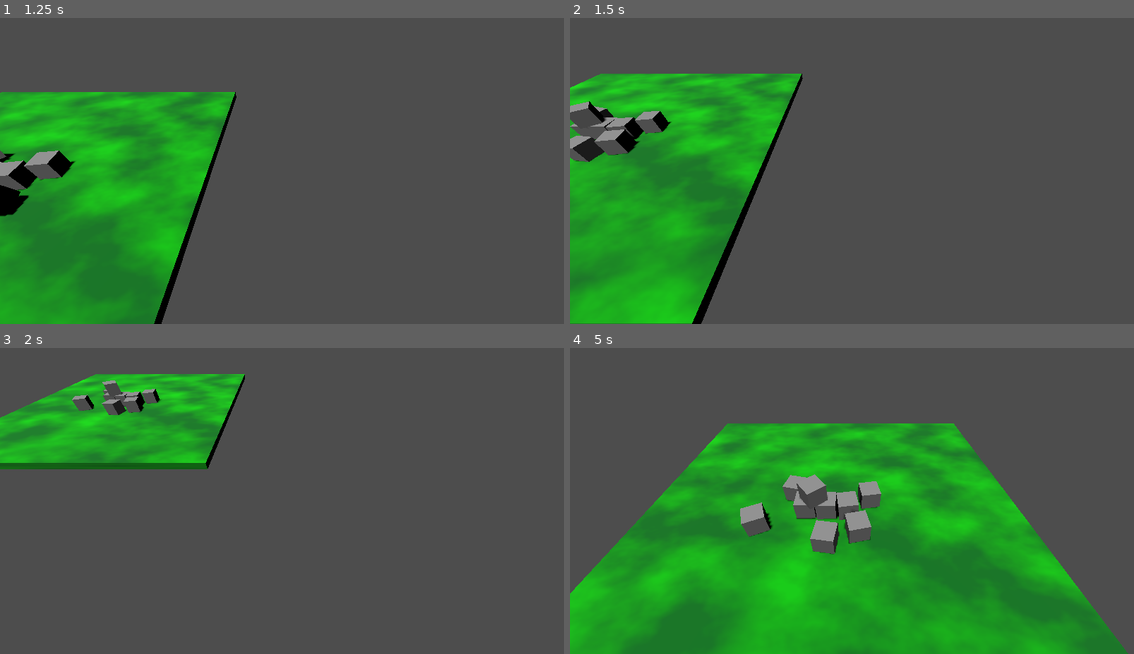
Above: before the commit, frames 1-4 (two rows, left to right).
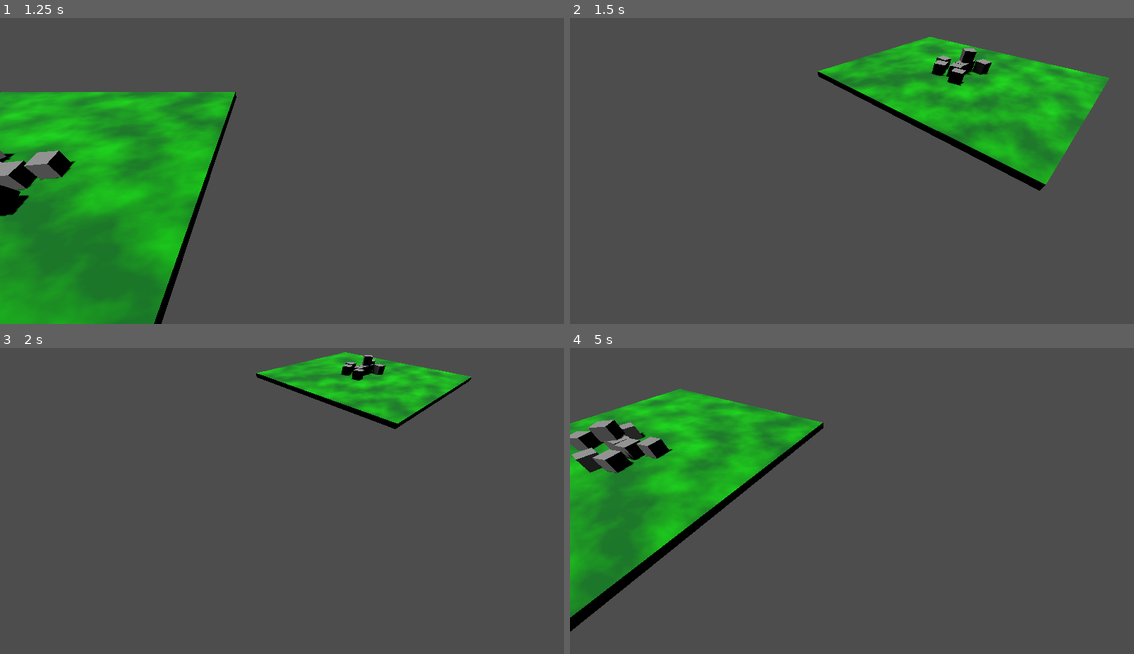
Above: after the commit, the same moments.

Repository: Matthew-Riddle/3dPracticeGame
Game: Godot game, scene res://level_1.tscn
Two runs of this game, one before a commit and one after it. Both use one fixed random seed, a clock stepped at 60 frames per second and the inputs below. The project has no main scene, so this scene is started directly. The engine's default icon, where the game draws it, is replaced by a stand-in: a white triangle on a blue panel in a dark square.
Inputs (mouse positions are in pixels of both pictures, inside the frame that each line leads up to):
- Up to frame 1 (1.25 s): tap Enter (ui_accept) at 0.5, 0.77 s; move the mouse to (406, 149) at 0.52 s; hold Right (ui_right) from 0.53 s (still down); hold Right mouse button (ui_rotate) from 0.53 s (still down)
- Up to frame 2 (1.5 s): move the mouse to (739, 180) at 1.27 s; release Right (ui_right) at 1.28 s; release Right mouse button (ui_rotate) at 1.28 s; hold Down (ui_down) from 1.28 s (still down); tap Mouse wheel up (camera_zoom_in) at 1.35 s
- Up to frame 3 (2 s): keep holding Down (ui_down); tap Enter (ui_accept) at 1.52 s; right-click (169, 510) at 1.55 s
- Up to frame 4 (5 s): move the mouse to (908, 427) at 2.02 s; release Down (ui_down) at 2.03 s; hold Right (ui_right) 2.03-2.78 s; hold Right mouse button (ui_rotate) 2.03-2.78 s; tap Mouse wheel down (camera_zoom_out) at 2.1 s; move the mouse to (823, 559) at 2.77 s; hold Up (ui_up) 2.78-3.53 s; right-click (823, 559) at 2.85 s; tap Enter (ui_accept) at 3.02, 3.77, 4.52 s; move the mouse to (1021, 543) at 3.52 s; hold Right mouse button (ui_rotate) 3.53-4.28 s; hold Left (ui_left) from 3.53 s (still down); tap F11 (ui_fullscreen, bound only after the commit) at 4.15 s; move the mouse to (682, 448) at 4.27 s; tap Mouse wheel up (camera_zoom_in) at 4.35 s; right-click (682, 448) at 4.55 s

Frame 1 is identical in both runs. In frame 2, 39% of the frame differs, in the area x 0-96%, y 6-100%; in frame 3, 16%; in frame 4, 60%, in the area x 0-99%, y 13-100%.

Commit message:
added rotation

Diff:
--- a/RTS_Camera.gd
+++ b/RTS_Camera.gd
@@ -14,19 +14,28 @@
 @export_range(0,100,1) var camera_zoom_max = 25.0
 @export_range(0,2,0.1) var camera_zoom_speed_damp:float = 0.92
 
+# camera_rotate
+var camera_rotate_direction:float = 0
+@export_range(0,.09,.001) var camera_rotate_speed = 0.005
+var rot_x = 0
+
+
 # Flags
 var camera_can_process:bool = true
 var camera_can_move_base:bool = true
 var camera_can_zoom:bool = true
 var camera_can_automatic_pan:bool = true
+var camera_can_rotate:bool = true
 
 # Nodes
+@onready var camera_base:Node3D = $CameraSocket.get_parent_node_3d()
 @onready var camera_socket:Node3D = $CameraSocket
 @onready var camera:Camera3D = $CameraSocket/Camera3D
+@onready var window:Window = get_window()
 
 func _ready() -> void:
+	#Input.mouse_mode = Input.MOUSE_MODE_CONFINED
 	pass
-
 
 # Called every frame. 'delta' is the elapsed time since the previous frame.
 func _process(delta) -> void:
@@ -34,6 +43,8 @@
 	camera_base_move(delta)
 	camera_zoom_update(delta)
 	camera_automatic_pan(delta)
+	camera_rotate(delta)
+	fullscreen()
 
 func _unhandled_input(event:InputEvent) -> void:
 	# Camera Zoom
@@ -41,6 +52,12 @@
 		camera_zoom_direction = -1
 	elif event.is_action("camera_zoom_out"):
 		camera_zoom_direction = 1
+
+	# Camera Rotate
+	if event is InputEventMouseMotion and Input.is_action_pressed("ui_rotate"):
+		rot_x -= event.relative.x * camera_rotate_speed
+		transform.basis = Basis()
+		rotate_object_local(Vector3(0, 1, 0), rot_x)
 
 # Moves the base of the camera with WASD
 func camera_base_move(delta:float) -> void:
@@ -85,3 +102,22 @@
 		if current_mouse_position.y > viewport_size.y/2:
 			pan_direction.y = 1
 		translate( Vector3(0, 0, pan_direction.y * delta * zoom_factor * camera_automatic_pan_speed) )
+
+func camera_rotate(delta:float) -> void:
+	if !camera_can_rotate:return
+	#var current_camera_rotation:Vector3 = camera_socket.rotation
+	#var viewport_current:Viewport = get_viewport()
+	#var viewport_visible_rectangle:Rect2i = Rect2i( viewport_current.get_visible_rect() )
+	#var camera_rotation = viewport_current.get_mouse_position().normalized()
+	#var viewport_size:Vector2i = viewport_visible_rectangle.size
+	#if (viewport_current.get_mouse_position().x > viewport_size.x/2):
+		#camera_rotate_direction = 1
+	#else:
+		#camera_rotate_direction = -1
+	#if (Input.is_action_pressed("ui_rotate")):
+		#camera_base.rotate_y( camera_rotate_direction * camera_rotate_speed * delta )
+		#print(camera_rotate_direction)
+
+func fullscreen() -> void:
+	if ( Input.is_action_just_pressed("ui_fullscreen") ):
+		window.set_mode( Window.MODE_FULLSCREEN )
--- a/project.godot
+++ b/project.godot
@@ -65,3 +65,8 @@
 , Object(InputEventKey,"resource_local_to_scene":false,"resource_name":"","device":0,"window_id":0,"alt_pressed":false,"shift_pressed":false,"ctrl_pressed":false,"meta_pressed":false,"pressed":false,"keycode":0,"physical_keycode":4194435,"key_label":0,"unicode":0,"echo":false,"script":null)
 ]
 }
+ui_fullscreen={
+"deadzone": 0.5,
+"events": [Object(InputEventKey,"resource_local_to_scene":false,"resource_name":"","device":-1,"window_id":0,"alt_pressed":false,"shift_pressed":false,"ctrl_pressed":false,"meta_pressed":false,"pressed":false,"keycode":0,"physical_keycode":4194342,"key_label":0,"unicode":0,"echo":false,"script":null)
+]
+}
